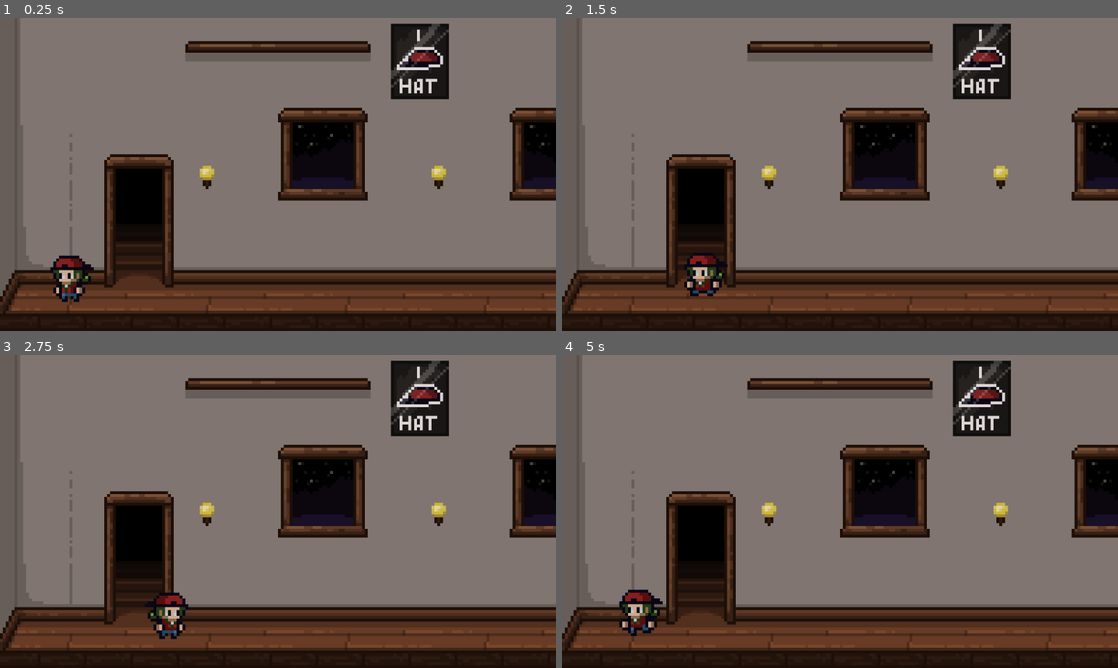
Above: before the commit, frames 1-4 (two rows, left to right).
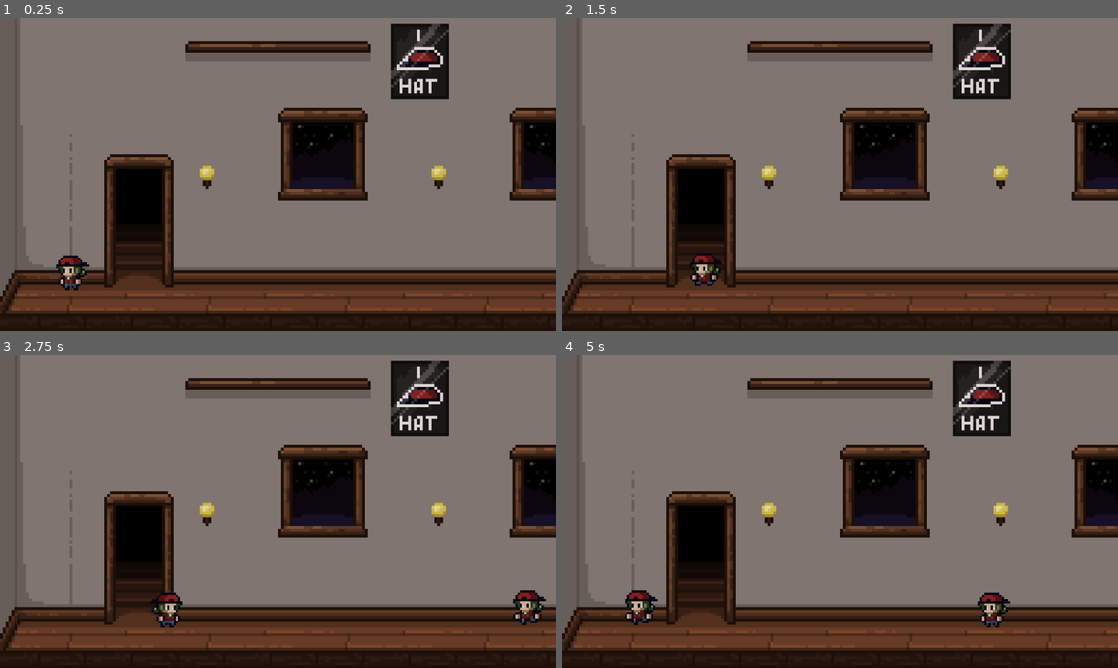
Above: after the commit, the same moments.

Repository: Sleeping-Robot-Games/Hat-Trick
Game: Godot game, scene res://scenes/game.tscn
Two runs of this game, one before a commit and one after it. Both use one fixed random seed, a clock stepped at 60 frames per second and the inputs below. This scene is started directly instead of the project's main scene.
Inputs:
- Up to frame 1 (0.25 s): no input
- Up to frame 2 (1.5 s): hold Right (ui_right) 0.53-1.28 s; hold Left (ui_left) from 1.28 s (still down)
- Up to frame 3 (2.75 s): release Left (ui_left) at 2.03 s; hold Right (ui_right) from 2.03 s (still down)
- Up to frame 4 (5 s): release Right (ui_right) at 3.53 s; hold Left (ui_left) from 3.53 s (still down)

The runs differ from the first frame. In frame 1, 0.6% of the frame differs, in the area x 9-17%, y 75-91%; in frame 2, 0.6%; in frame 3, 1.1%; in frame 4, 1.1%, in the area x 10-81%, y 74-90%.

Commit message:
Adds NPC that follows a designed path

Diff:
--- a/scenes/game.tscn
+++ b/scenes/game.tscn
@@ -1,7 +1,14 @@
-[gd_scene load_steps=3 format=3 uid="uid://dt6v7wgiewnn2"]
+[gd_scene load_steps=5 format=3 uid="uid://dt6v7wgiewnn2"]
 
 [ext_resource type="PackedScene" uid="uid://dn0jnues5o1h2" path="res://scenes/level_one.tscn" id="1_x2dao"]
 [ext_resource type="PackedScene" uid="uid://dfywlhuf8sf7q" path="res://scenes/player.tscn" id="2_ivu6y"]
+[ext_resource type="PackedScene" uid="uid://bdrfler07o685" path="res://scenes/npc.tscn" id="3_2s0g3"]
+
+[sub_resource type="Curve2D" id="Curve2D_pwx5k"]
+_data = {
+"points": PackedVector2Array(0, 0, 0, 0, -0.666656, 0, 0, 0, 0, 0, -276.667, 0, 0, 0, 0, 0, -87.3333, 0, 0, 0, 0, 0, -184.667, 0, 0, 0, 0, 0, -74, 0, 0, 0, 0, 0, -0.666656, 0)
+}
+point_count = 6
 
 [node name="Game" type="Node2D"]
 
@@ -10,4 +17,19 @@
 [node name="Player" parent="." instance=ExtResource("2_ivu6y")]
 z_index = 0
 position = Vector2(102, 436)
-scale = Vector2(4, 4)
+scale = Vector2(3, 3)
+
+[node name="Path2D" type="Path2D" parent="."]
+position = Vector2(898, 436)
+scale = Vector2(3, 3)
+curve = SubResource("Curve2D_pwx5k")
+
+[node name="PathFollow2D" type="PathFollow2D" parent="Path2D"]
+position = Vector2(-0.666656, 0)
+rotation = 3.14159
+rotates = false
+
+[node name="NPC" parent="Path2D/PathFollow2D" instance=ExtResource("3_2s0g3")]
+position = Vector2(-0.666656, 0)
+rotation = 3.14159
+scale = Vector2(1, 1)
--- /dev/null
+++ b/scenes/npc.gd
@@ -0,0 +1,24 @@
+extends CharacterBody2D
+const speed = 20
+@onready var anim_player = $AnimationPlayer
+
+var last_position = int(self.global_position.x) # starting position
+
+func _ready():
+	pass
+func _physics_process(delta):
+
+	var current_position = self.global_position.x
+	if current_position <= last_position:
+		move_npc(delta)
+		$AnimationPlayer.play("player/walk_left")
+	elif current_position > last_position:
+		move_npc(delta)
+		$AnimationPlayer.play("player/walk_right")
+	else:
+		pass
+
+	last_position = current_position
+
+func move_npc(delta):
+	get_parent().set_progress(get_parent().get_progress() + (speed * delta))
--- a/scenes/npc.tscn
+++ b/scenes/npc.tscn
@@ -1,11 +1,21 @@
-[gd_scene load_steps=3 format=3 uid="uid://bdrfler07o685"]
+[gd_scene load_steps=5 format=3 uid="uid://bdrfler07o685"]
 
+[ext_resource type="Script" path="res://scenes/npc.gd" id="1_qllc0"]
 [ext_resource type="PackedScene" uid="uid://b122j6j8bxdt8" path="res://scenes/sprite_holder.tscn" id="1_wjy8m"]
 [ext_resource type="AnimationLibrary" uid="uid://dbbrrvxcsp7rq" path="res://player_animations.res" id="2_85d04"]
 
+[sub_resource type="CapsuleShape2D" id="CapsuleShape2D_44yo4"]
+radius = 7.0
+height = 18.0
+
 [node name="NPC" type="CharacterBody2D"]
+scale = Vector2(2, 2)
+collision_layer = 2
+script = ExtResource("1_qllc0")
 
 [node name="CollisionShape2D" type="CollisionShape2D" parent="."]
+position = Vector2(0, 7)
+shape = SubResource("CapsuleShape2D_44yo4")
 
 [node name="SpriteHolder" parent="." instance=ExtResource("1_wjy8m")]
 
--- a/scenes/player.tscn
+++ b/scenes/player.tscn
@@ -10,7 +10,7 @@
 
 [node name="Player" type="CharacterBody2D"]
 z_index = 1
-scale = Vector2(2, 2)
+scale = Vector2(4, 4)
 script = ExtResource("1_x4b10")
 
 [node name="Player Camera" type="Camera2D" parent="."]
--- a/scripts/npc.gd
+++ /dev/null
@@ -1,8 +0,0 @@
-extends CharacterBody2D
-
-
-func _ready():
-	pass
-
-func _physics_process(delta):
-	pass
